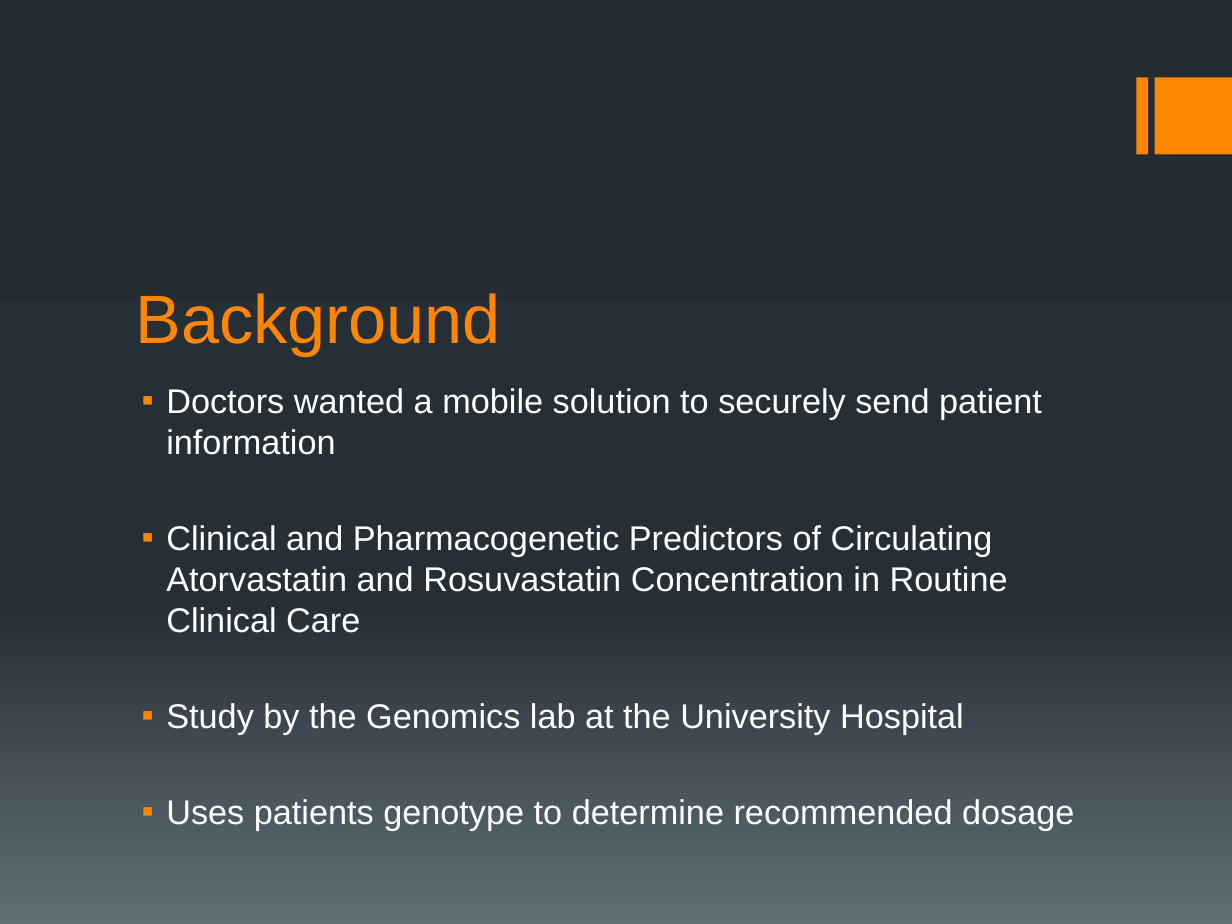
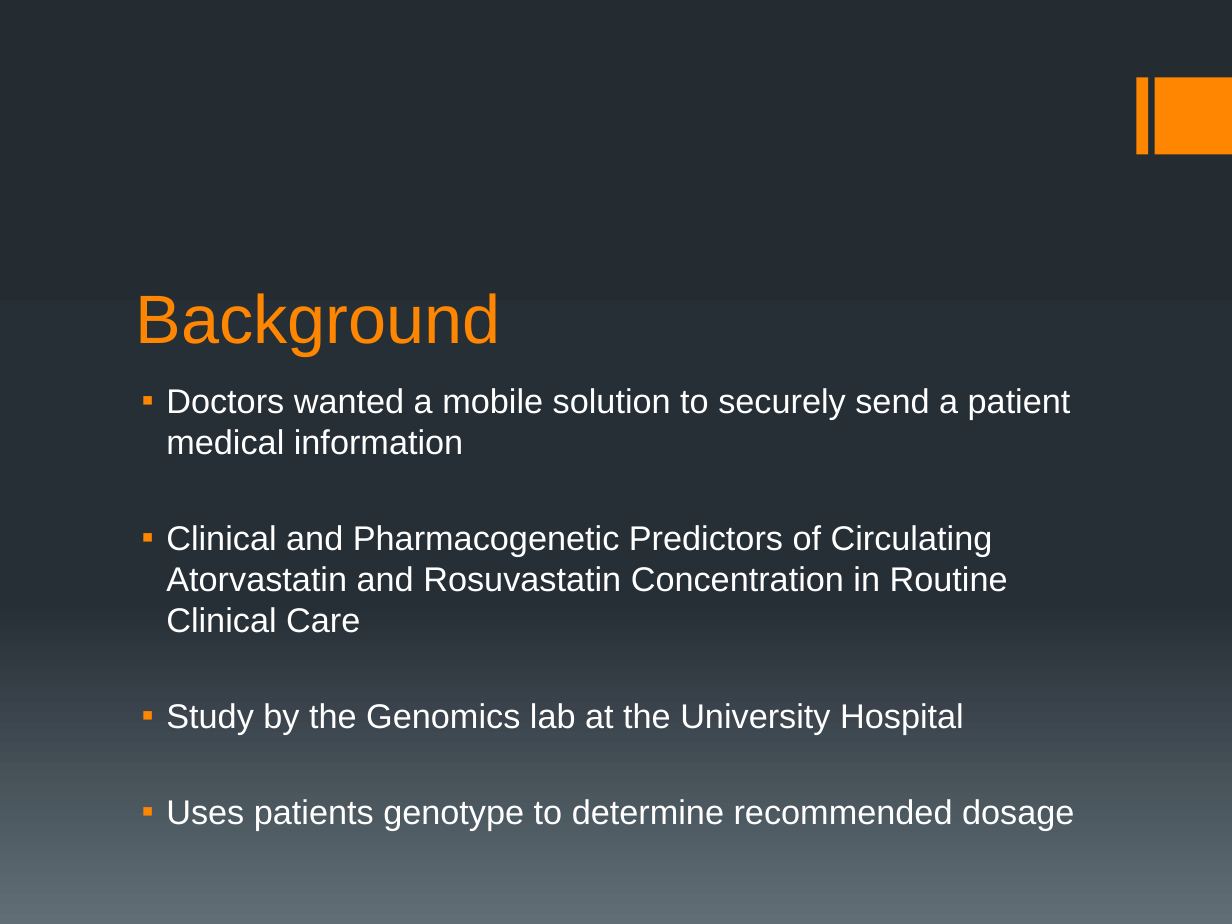
Before and after one commit to ShawnHesch/SAAPI, a slide deck: slide 2 of SAAPI_Walkthrough.pptx. Drawn at 1232x924 pixels with LibreOffice and Linux fonts; fonts in the diff are those of the drawing. Boxes give left, top, right and bottom in pixels: in the first picture for what was removed or moved away, otherwise in the second. Text is boxed around its words. In the diff, an @@ line names an element or a change of style, - is before the commit and + after.

```diff
--- a/SAAPI_Walkthrough.pptx
+++ b/SAAPI_Walkthrough.pptx
@@ text at box(166, 388, 1071, 455): text changed @@
-▪ Doctors wanted a mobile solution to securely send patient information
+▪ Doctors wanted a mobile solution to securely send a patient medical information
```
Also in this commit, not shown: 5 other slides changed, 1 slide added, 3 slides removed, 1 other file.
